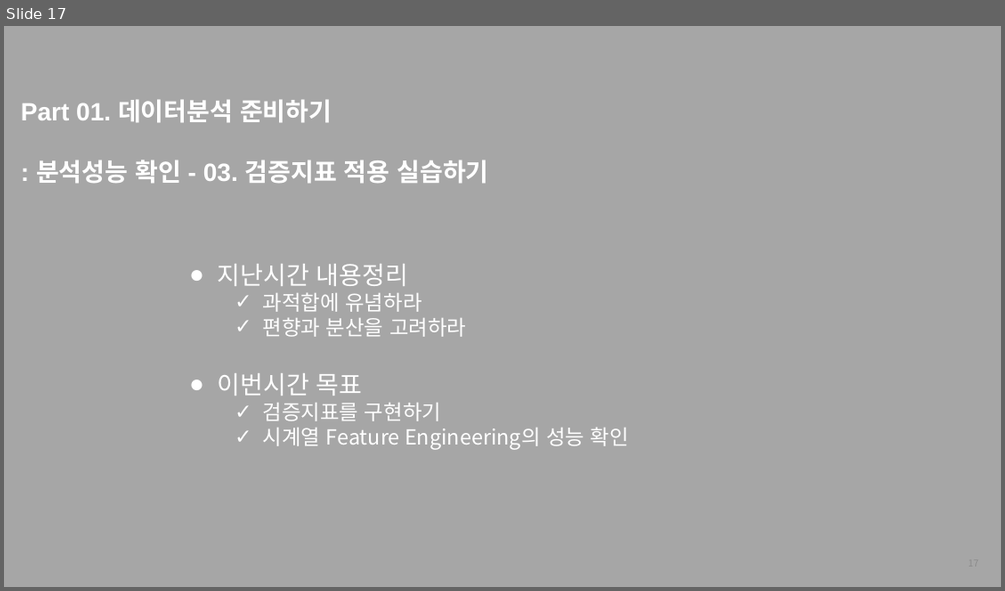
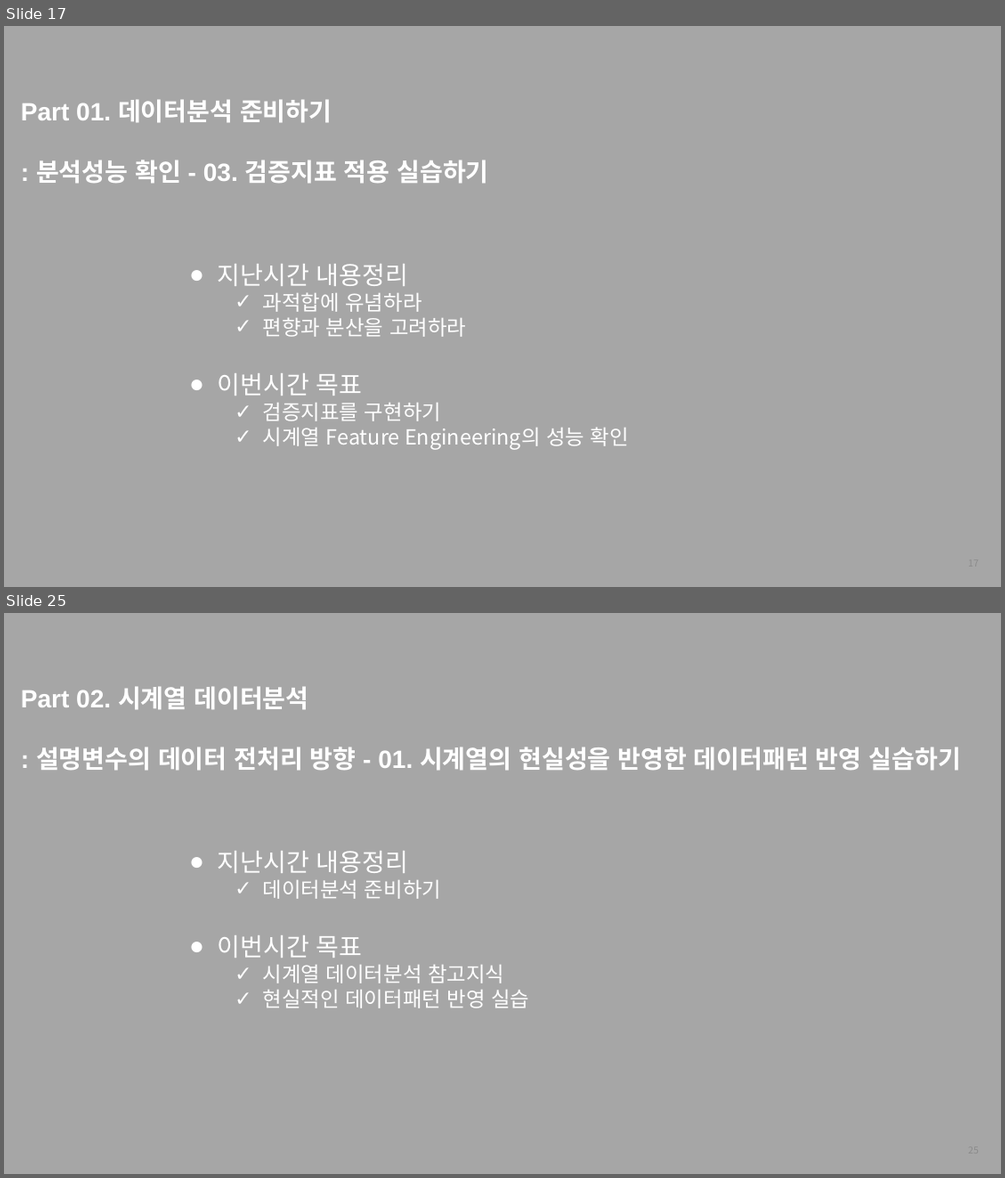
Before and after one commit to thekimk/All-About-Time-Series-Analysis, a slide deck: [FastCampus] 커리큘럼_김경원박사.pptx. Shown one above the other, each under a label of ours: slide 17 before the commit, slides 17 and 25 after it; the slides between them are not shown. The pictures are 1005x591 and 1005x1178 pixels, drawn with LibreOffice and Linux fonts; fonts in the diff are those of the drawing; background and template pictures are left out. Boxes give left, top, right and bottom in pixels: in the first picture for what was removed or moved away, otherwise in the second. Text is boxed around its words. In the diff, an @@ line names an element or a change of style, - is before the commit and + after.

```diff
--- a/[FastCampus] 커리큘럼_김경원박사.pptx
+++ b/[FastCampus] 커리큘럼_김경원박사.pptx
@@ slide 25 added at (4,613,1001,1174), background #A6A6A6 @@
@@ text added at (21,686,961,771), 24 pt, text #FFFFFF, bold @@
+Part 02. 시계열 데이터분석
+: 설명변수의 데이터 전처리 방향 - 01. 시계열의 현실성을 반영한 데이터패턴 반영 실습하기
@@ text added at (218,851,529,1008), 20 pt, text #FFFFFF @@
+● 지난시간 내용정리
+  ✓ 데이터분석 준비하기
+● 이번시간 목표
+  ✓ 시계열 데이터분석 참고지식
+  ✓ 현실적인 데이터패턴 반영 실습
@@ page number added at (755,1135,987,1166), 9 pt, text #8C8C8C @@
+25
```
Also in this commit, not shown: 1 slide changed, 59 other slides added, 52 other files.
